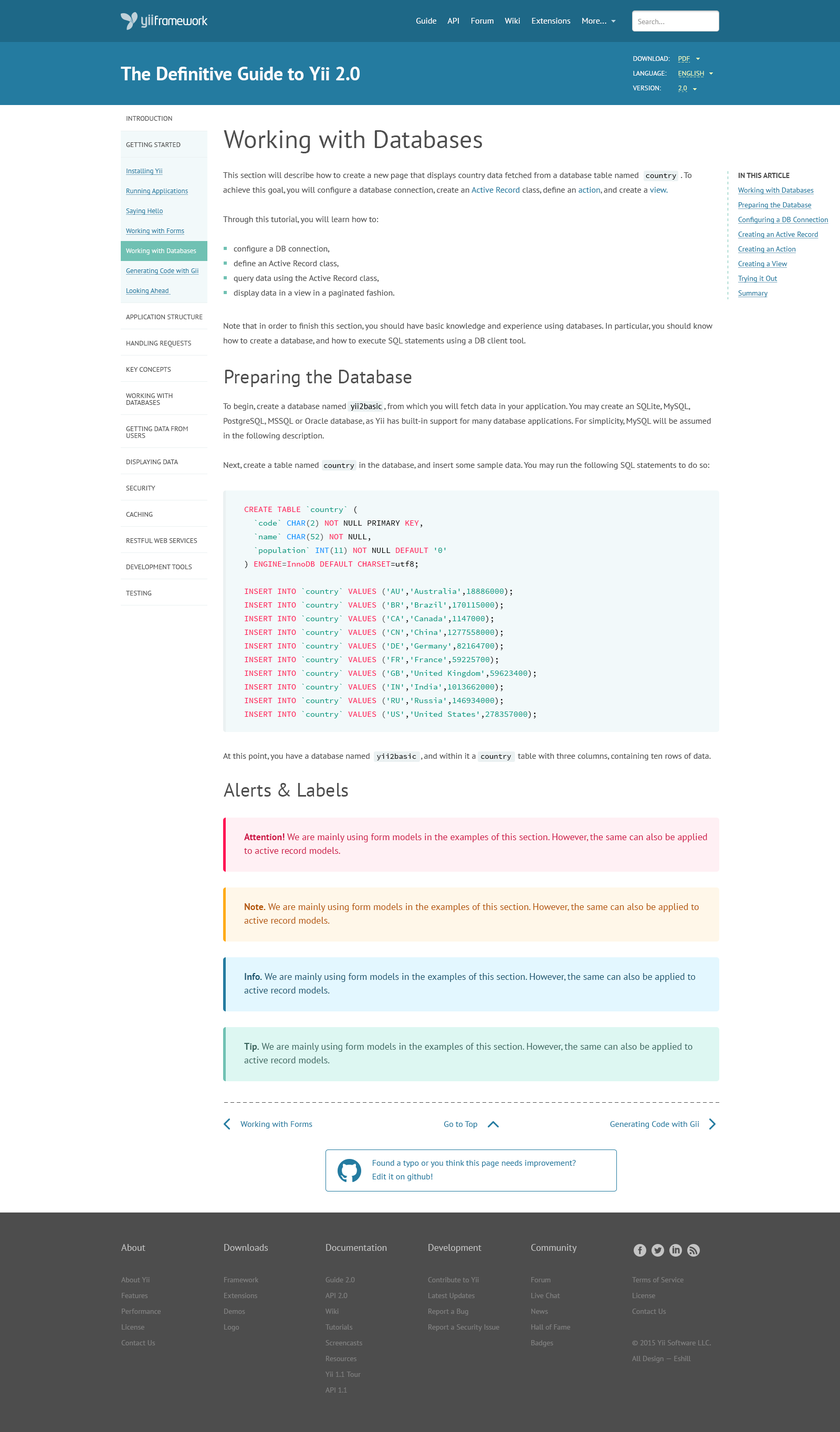
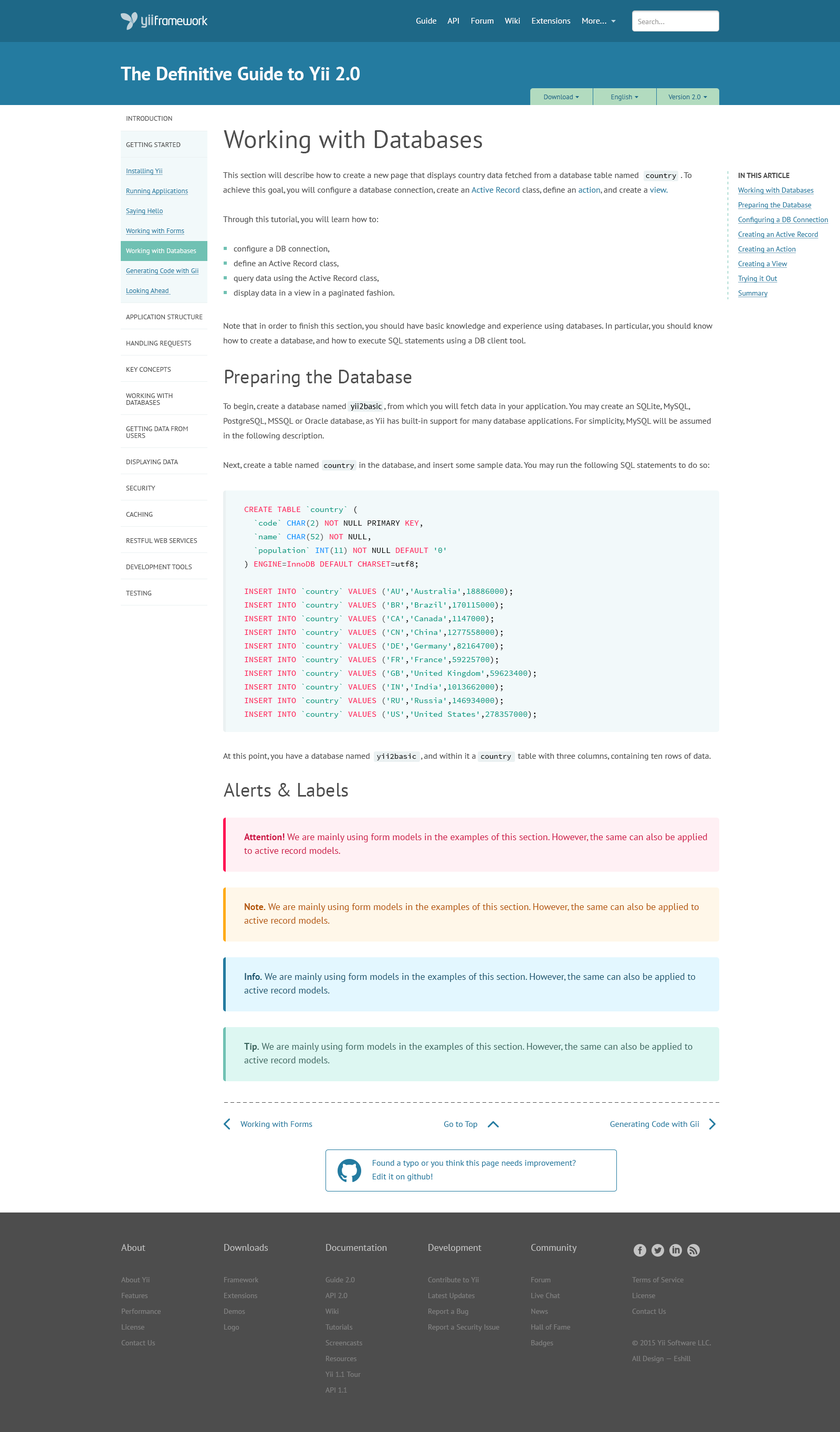
Layers edited between the first and the second 840 x 1432 image:
added group "Tab_group" with 12 layers in group "Title" over [530, 88, 720, 106]
added group "Version 2.0" (1st of 2, in "Title" › "Tab_group") with 2 layers in group "Tab_group" over [668, 94, 708, 100]
added layer "Version 2.0" (2nd of 2, in "Title" › "Tab_group" › "Version 2.0") in group "Version 2.0" over [668, 94, 702, 100]
added layer "btn_03" in group "Tab_group" over [656, 88, 720, 106]
added group "English" (1st of 2, in "Title" › "Tab_group") with 2 layers in group "Tab_group" over [611, 94, 639, 101]
added layer "English" (2nd of 2, in "Title" › "Tab_group" › "English") in group "English" over [611, 94, 633, 101]
added layer "btn_02" in group "Tab_group" over [593, 88, 657, 106]
added group "Download" (1st of 2, in "Title" › "Tab_group") with 2 layers in group "Tab_group" over [544, 94, 580, 100]
added layer "Download" (2nd of 2, in "Title" › "Tab_group" › "Download") in group "Download" over [544, 94, 573, 100]
added layer "btn_01" in group "Tab_group" over [530, 88, 593, 106]
moved "Download: Language: Version:" into group "old subnav" over [632, 56, 671, 91]
moved "PDF English 2.0" into group "old subnav" over [677, 56, 705, 92]
